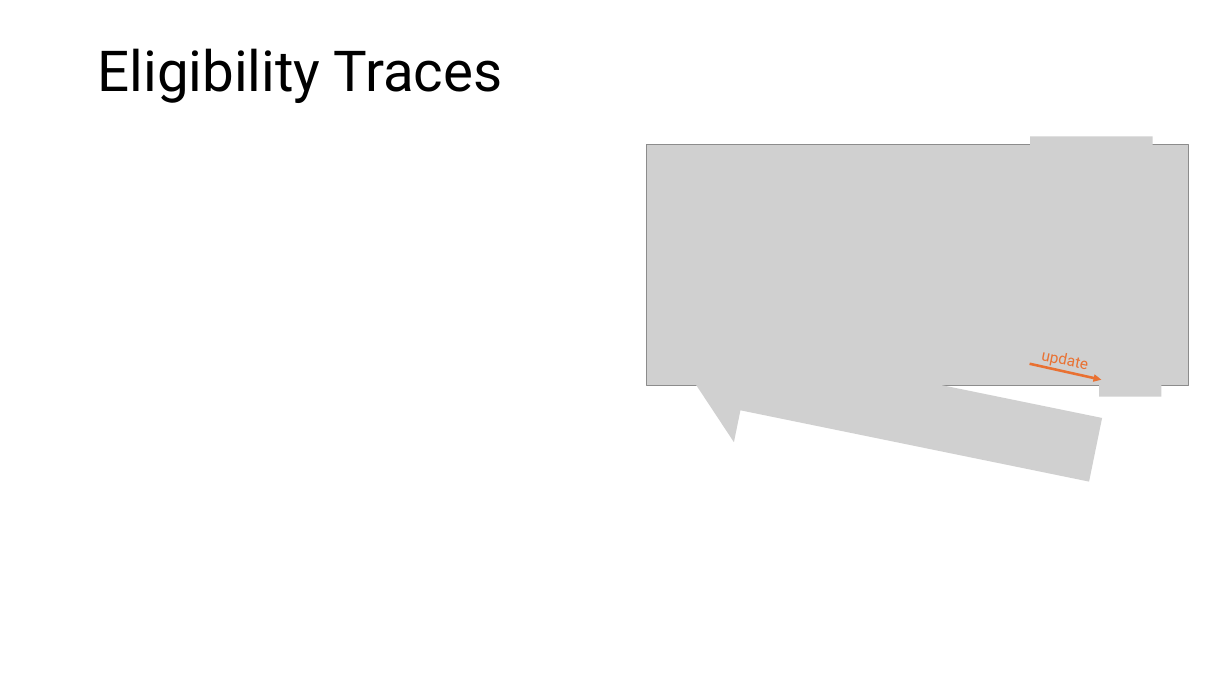
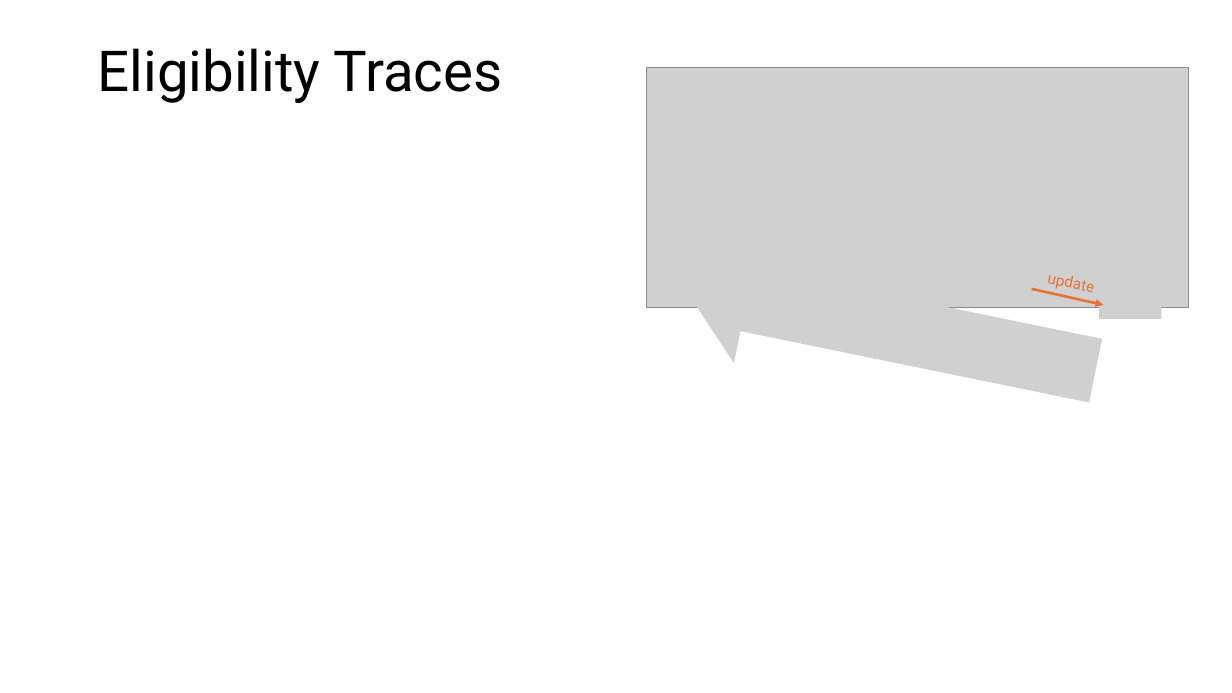
Before and after one commit to mhahsler/Introduction_to_Reinforcement_Learning, a slide deck: slide 13 of slides/Lecture_Chapter12.pptx. Drawn at 1232x693 pixels with LibreOffice and Linux fonts; fonts in the diff are those of the drawing; grey boxes stand for pictures. Boxes give left, top, right and bottom in pixels: in the first picture for what was removed or moved away, otherwise in the second. Text is boxed around its words. In the diff, an @@ line names an element or a change of style, - is before the commit and + after.

```diff
--- a/slides/Lecture_Chapter12.pptx
+++ b/slides/Lecture_Chapter12.pptx
@@ picture: place and size @@
-picture at box(1031, 137, 1153, 168)
+picture at box(1031, 87, 1153, 118)
@@ 4 pictures: place and size @@
-4 pictures at box(647, 145, 1189, 514)
+4 pictures at box(647, 67, 1189, 435)
@@ text "update": place and size @@
-text "update" at box(1041, 352, 1087, 373)
+text "update" at box(1047, 275, 1093, 295)
@@ arrow moved from (1030, 364) - (1102, 380) to (1031, 289) - (1104, 305) @@
```
Also in this commit, not shown: 1 slide added, 2 other files.
